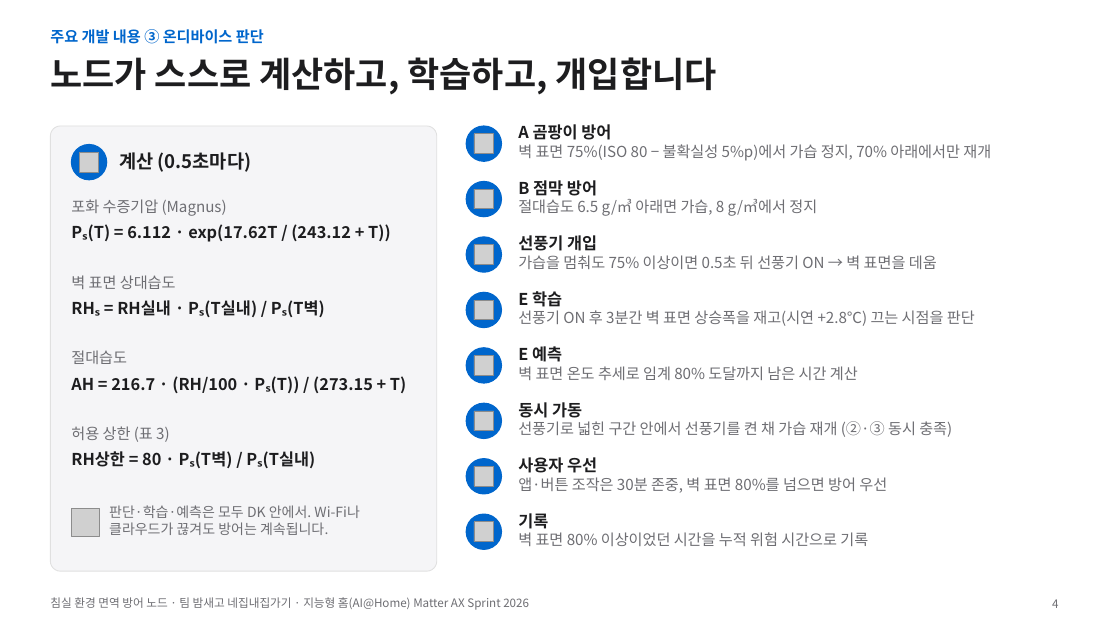
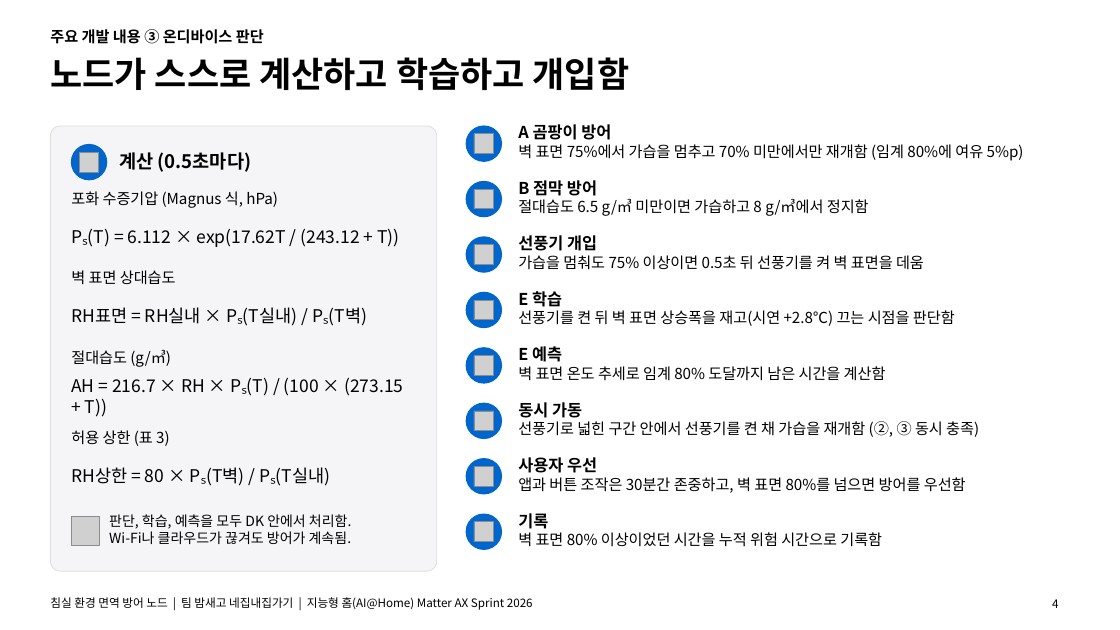
Before and after one commit to 55wind/matter-iot, a slide deck: slide 4 of docs/발표자료_침실노드.pptx. Drawn at 1120x630 pixels with LibreOffice and Linux fonts; fonts in the diff are those of the drawing; grey boxes stand for pictures. Boxes give left, top, right and bottom in pixels: in the first picture for what was removed or moved away, otherwise in the second. Text is boxed around its words. In the diff, an @@ line names an element or a change of style, - is before the commit and + after.

```diff
--- a/docs/발표자료_침실노드.pptx
+++ b/docs/발표자료_침실노드.pptx
@@ text "주요 개발 내용 ③ 온디바이스 ..." at bbox=[50, 29, 264, 44]: text colour #0066CC to #000000 @@
@@ title at bbox=[50, 57, 630, 90]: text changed; text colour #1D1D1F to #000000 @@
-노드가 스스로 계산하고, 학습하고, 개입합니다
+노드가 스스로 계산하고 학습하고 개입함
@@ text at bbox=[518, 144, 1024, 161]: text changed; text colour #6E6E73 to #000000 @@
-벽 표면 75%(ISO 80 − 불확실성 5%p)에서 가습 정지, 70% 아래에서만 재개
+벽 표면 75%에서 가습을 멈추고 70% 미만에서만 재개함 (임계 80%에 여유 5%p)
@@ text at bbox=[518, 124, 611, 140]: text colour #1D1D1F to #000000 in "A 곰팡이 방어" @@
@@ text "계산 (0.5초마다)" at bbox=[119, 152, 251, 172]: text colour #1D1D1F to #000000 @@
@@ text at bbox=[71, 191, 278, 208]: text changed; text colour #6E6E73 to #000000 @@
-포화 수증기압 (Magnus)
+포화 수증기압 (Magnus 식, hPa)
@@ text at bbox=[518, 198, 869, 216]: text changed; text colour #6E6E73 to #000000 @@
-절대습도 6.5 g/㎥ 아래면 가습, 8 g/㎥에서 정지
+절대습도 6.5 g/㎥ 미만이면 가습하고 8 g/㎥에서 정지함
@@ text at bbox=[518, 180, 597, 196]: text colour #1D1D1F to #000000 in "B 점막 방어" @@
@@ text at bbox=[88, 229, 399, 247]: text changed; size 14 to 15 pt; text colour #1D1D1F to #000000; bold off @@
-Pₛ(T) = 6.112 · exp(17.62T / (243.12 + T))
+Pₛ(T) = 6.112 × exp(17.62T / (243.12 + T))
@@ text at bbox=[518, 235, 597, 251]: text colour #1D1D1F to #000000 in "선풍기 개입" @@
@@ text at bbox=[518, 255, 924, 270]: text changed; text colour #6E6E73 to #000000 @@
-가습을 멈춰도 75% 이상이면 0.5초 뒤 선풍기 ON → 벽 표면을 데움
+가습을 멈춰도 75% 이상이면 0.5초 뒤 선풍기를 켜 벽 표면을 데움
@@ vertical alignment top to middle in 4 elements at bbox=[88, 229, 399, 247], bbox=[71, 467, 164, 484], bbox=[71, 378, 403, 417], bbox=[71, 307, 201, 324] @@
@@ text at bbox=[518, 291, 562, 307]: text colour #1D1D1F to #000000 in "E 학습" @@
@@ text at bbox=[71, 307, 201, 324]: text changed; size 14 to 15 pt; text colour #1D1D1F to #000000; bold off @@
-RHₛ = RH실내 · Pₛ(T실내) / Pₛ(T벽)
+RH표면 = RH실내 × Pₛ(T실내) / Pₛ(T벽)
@@ text at bbox=[518, 310, 955, 326]: text changed; text colour #6E6E73 to #000000 @@
-선풍기 ON 후 3분간 벽 표면 상승폭을 재고(시연 +2.8℃) 끄는 시점을 판단
+선풍기를 켠 뒤 벽 표면 상승폭을 재고(시연 +2.8℃) 끄는 시점을 판단함
@@ text at bbox=[71, 350, 171, 367]: text changed; text colour #6E6E73 to #000000 @@
-절대습도
+절대습도 (g/㎥)
@@ text at bbox=[518, 346, 562, 362]: text colour #1D1D1F to #000000 in "E 예측" @@
@@ text at bbox=[71, 378, 403, 417]: text changed; size 14 to 15 pt; text colour #1D1D1F to #000000; bold off @@
-AH = 216.7 · (RH/100 · Pₛ(T)) / (273.15 + T)
+AH = 216.7 × RH × Pₛ(T) / (100 × (273.15 + T))
@@ text at bbox=[518, 366, 886, 381]: text changed; text colour #6E6E73 to #000000 @@
-벽 표면 온도 추세로 임계 80% 도달까지 남은 시간 계산
+벽 표면 온도 추세로 임계 80% 도달까지 남은 시간을 계산함
@@ text at bbox=[518, 402, 582, 418]: text colour #1D1D1F to #000000 in "동시 가동" @@
@@ text at bbox=[518, 421, 979, 437]: text changed; text colour #6E6E73 to #000000 @@
-선풍기로 넓힌 구간 안에서 선풍기를 켠 채 가습 재개 (②·③ 동시 충족)
+선풍기로 넓힌 구간 안에서 선풍기를 켠 채 가습을 재개함 (②, ③ 동시 충족)
@@ text at bbox=[71, 467, 164, 484]: text changed; size 14 to 15 pt; text colour #1D1D1F to #000000; bold off @@
-RH상한 = 80 · Pₛ(T벽) / Pₛ(T실내)
+RH상한 = 80 × Pₛ(T벽) / Pₛ(T실내)
@@ text at bbox=[518, 477, 966, 493]: text changed; text colour #6E6E73 to #000000 @@
-앱·버튼 조작은 30분 존중, 벽 표면 80%를 넘으면 방어 우선
+앱과 버튼 조작은 30분간 존중하고, 벽 표면 80%를 넘으면 방어를 우선함
@@ text at bbox=[518, 457, 597, 473]: text colour #1D1D1F to #000000 in "사용자 우선" @@
@@ picture: place and size @@
-picture at bbox=[71, 508, 100, 537]
+picture at bbox=[71, 517, 100, 545]
@@ text at bbox=[109, 514, 352, 544]: text changed; text colour #6E6E73 to #000000 @@
-판단·학습·예측은 모두 DK 안에서. Wi-Fi나 클라우드가 끊겨도 방어는 계속됩니다.
+판단, 학습, 예측을 모두 DK 안에서 처리함.
+Wi-Fi나 클라우드가 끊겨도 방어가 계속됨.
@@ text at bbox=[518, 532, 882, 547]: text changed; text colour #6E6E73 to #000000 @@
-벽 표면 80% 이상이었던 시간을 누적 위험 시간으로 기록
+벽 표면 80% 이상이었던 시간을 누적 위험 시간으로 기록함
@@ text at bbox=[518, 513, 548, 529]: text colour #1D1D1F to #000000 in "기록" @@
@@ text at bbox=[50, 597, 533, 610]: text changed; text colour #6E6E73 to #000000 @@
-침실 환경 면역 방어 노드 · 팀 밤새고 네집내집가기 · 지능형 홈(AI@Home) Matter AX Sprint 2026
+침실 환경 면역 방어 노드 | 팀 밤새고 네집내집가기 | 지능형 홈(AI@Home) Matter AX Sprint 2026
@@ text colour #6E6E73 to #000000 in 3 elements at bbox=[71, 430, 170, 446], bbox=[71, 270, 176, 285], bbox=[1052, 599, 1058, 608] @@
```
Also in this commit, not shown: 4 other slides changed, 6 other files.
